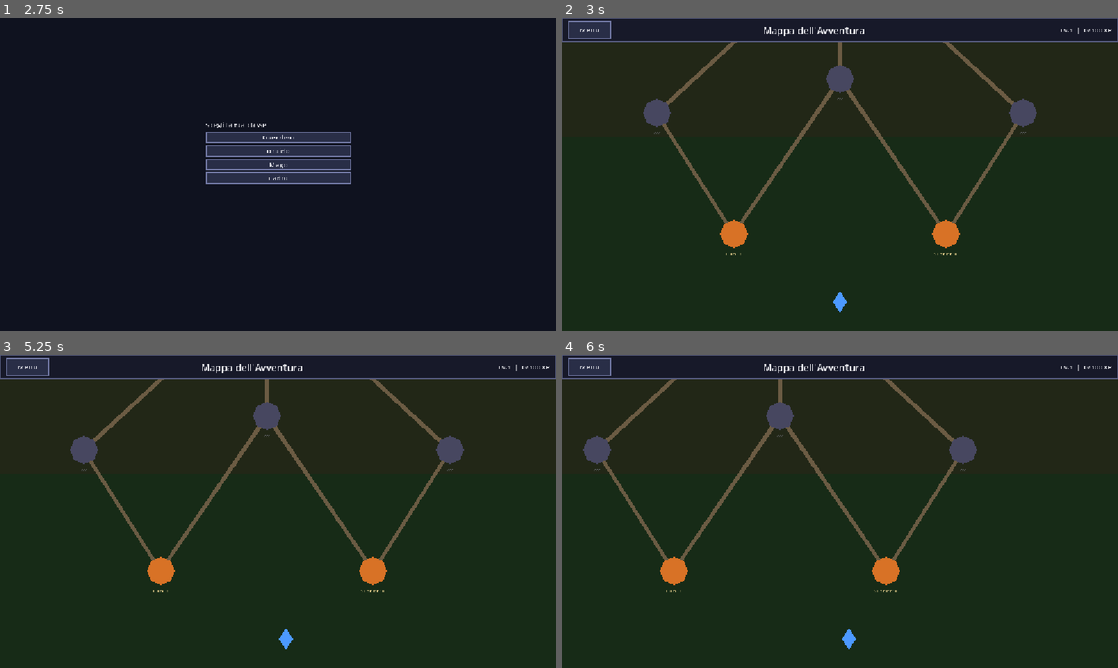
Above: before the commit, frames 1-4 (two rows, left to right).
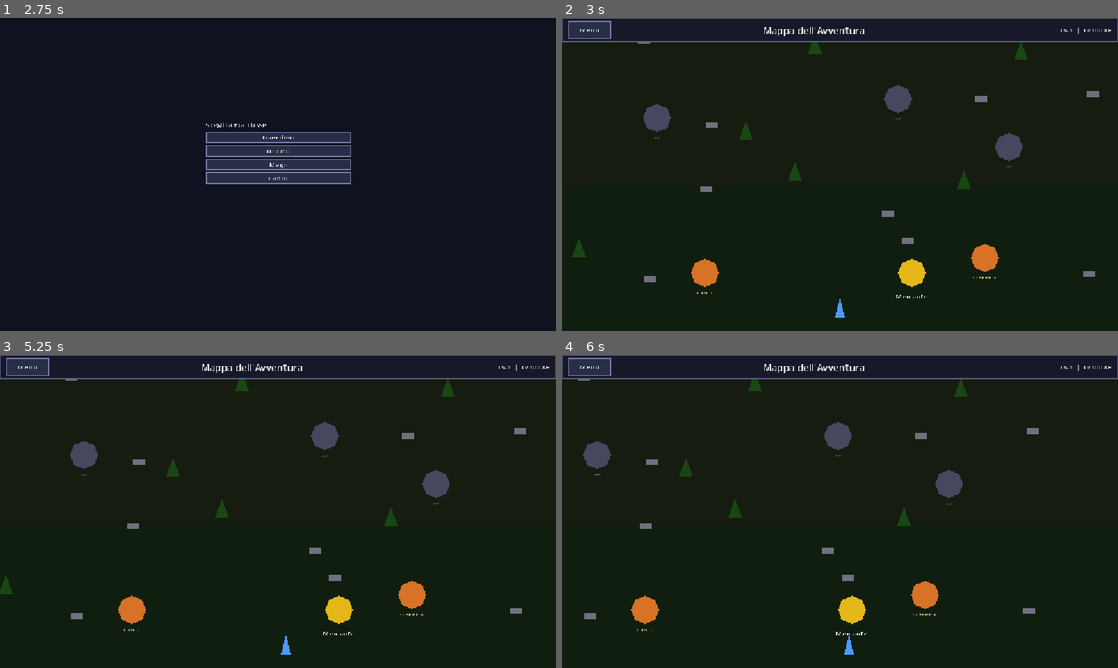
Above: after the commit, the same moments.

Repository: Dreeko1/Card-Game-GD
Game: Godot game, scene res://scenes/main_menu.tscn
The game is run twice, just before and just after one commit, with the same random seed, the same clock (stepped at 60 frames per second) and the same inputs.
Inputs (mouse positions are in pixels of both pictures, inside the frame that each line leads up to):
- Up to frame 1 (2.75 s): click "Mercante" at 0.5 s; click "← Torna al Menu" at 1.25 s; click "Nuova Partita" at 2 s
- Up to frame 2 (3 s): click "Guerriero" at 2.75 s
- Up to frame 3 (5.25 s): click "Menu" at 3.5 s; click "Riprendi" at 4.25 s; tap Enter at 5 s; move the mouse to (400, 495) at 5.02 s; hold D from 5.03 s (still down); tap E at 5.1 s; click (400, 495) at 5.17 s
- Up to frame 4 (6 s): release D at 5.75 s; drag from (728, 527) to (812, 574) at 5.77 s

Frame 1 is identical in both runs. In frame 2, 5.6% of the frame differs, in the area x 1-97%, y 7-96%; in frame 3, 5.6%, in the area x 0-95%, y 7-96%; in frame 4, 5.6%.
Error after the commit: Invalid assignment of property or key 'tile_set' with value of type 'TileSet' on a base object of type 'null instance'. (res://scripts/world_map.gd:129)

Commit message:
Aggiunto movimento con frecce direzionali oltre WASD
https://claude.ai/code/session_019P7p6ZaqQwo2DPN3Au32aR

Diff:
--- a/scripts/world_map.gd
+++ b/scripts/world_map.gd
@@ -3,18 +3,20 @@
 const PLAYER_SPEED     := 200.0
 const ENCOUNTER_RADIUS := 70.0
 const WORLD_BOUNDS     := Rect2(-700.0, -500.0, 1400.0, 1000.0)
-const PLAYER_START     := Vector2(0.0, 440.0)
+const PLAYER_START     := Vector2(0.0, 460.0)
 
 const NODE_WORLD_POS: Array[Vector2] = [
-	Vector2(-220.0,  300.0),
-	Vector2( 220.0,  300.0),
-	Vector2(-380.0,   50.0),
-	Vector2(   0.0,  -20.0),
-	Vector2( 380.0,   50.0),
-	Vector2(   0.0, -300.0),
+	Vector2(-280.0,  380.0),   # 0 — zona 1 sinistra
+	Vector2( 300.0,  350.0),   # 1 — zona 1 destra
+	Vector2(-380.0,   60.0),   # 2 — zona 2 sinistra
+	Vector2( 120.0,   20.0),   # 3 — zona 2 centro
+	Vector2( 350.0,  120.0),   # 4 — zona 2 destra
+	Vector2( -60.0, -300.0),   # 5 — zona 3 boss
 ]
 
-const ZONE_LABELS := ["Zona 1 — Bosco", "Zona 2 — Pianura Oscura", "Zona 3 — Fortezza"]
+const MERCHANT_POS  := Vector2(150.0, 380.0)   # PLAYER_START + Vector2(150, -80)
+
+@onready var _tilemap: TileMapLayer = $TileMapLayer
 
 var _player: CharacterBody2D
 var _camera: Camera2D
@@ -22,13 +24,16 @@
 var _player_info_label: Label
 var _enemy_markers: Dictionary = {}
 var _near_node_id: int = -1
+var _near_merchant: bool = false
 var _hud_layer: CanvasLayer
 
 
 func _ready() -> void:
+	_setup_tilemap()
 	_setup_background()
 	_setup_zone_bands()
-	_setup_paths()
+	_setup_environment()
+	_setup_merchant_marker()
 	_setup_enemy_markers()
 	_setup_player()
 	_setup_hud()
@@ -40,11 +45,14 @@
 func _physics_process(_delta: float) -> void:
 	_handle_movement()
 	_check_encounters()
+	_player.z_index = int(_player.position.y)
 
 
 func _unhandled_input(event: InputEvent) -> void:
 	if event is InputEventKey and event.keycode == KEY_E and event.pressed and not event.echo:
-		if _near_node_id >= 0:
+		if _near_merchant:
+			get_tree().change_scene_to_file("res://scenes/merchant.tscn")
+		elif _near_node_id >= 0:
 			_trigger_combat(_near_node_id)
 
 
@@ -52,18 +60,25 @@
 	var dir := Vector2(
 		float(Input.is_key_pressed(KEY_D) or Input.is_key_pressed(KEY_RIGHT)) - float(Input.is_key_pressed(KEY_A) or Input.is_key_pressed(KEY_LEFT)),
 		float(Input.is_key_pressed(KEY_S) or Input.is_key_pressed(KEY_DOWN))  - float(Input.is_key_pressed(KEY_W) or Input.is_key_pressed(KEY_UP))
-	)
-	_player.velocity = dir.normalized() * PLAYER_SPEED
+	).normalized()
+	_player.velocity = dir * PLAYER_SPEED
 	_player.move_and_slide()
-	var pad := Vector2(20.0, 20.0)
 	_player.position = _player.position.clamp(
-		WORLD_BOUNDS.position + pad,
-		WORLD_BOUNDS.end - pad
+		WORLD_BOUNDS.position + Vector2(20, 20),
+		WORLD_BOUNDS.end - Vector2(20, 20)
 	)
 
 
 func _check_encounters() -> void:
 	_near_node_id = -1
+	_near_merchant = false
+
+	if _player.position.distance_to(MERCHANT_POS) < ENCOUNTER_RADIUS:
+		_near_merchant = true
+		_prompt_label.text = "[ E ]  Visita il Mercante"
+		_prompt_label.visible = true
+		return
+
 	for id: int in _enemy_markers:
 		var node := MapManager.get_node_by_id(id)
 		if node == null or node.state != MapNodeData.State.AVAILABLE:
@@ -84,6 +99,39 @@
 	get_tree().change_scene_to_file("res://scenes/main.tscn")
 
 
+# Crea un'ImageTexture con un rombo isometrico verde per il terreno placeholder.
+func _make_iso_tile_texture() -> ImageTexture:
+	var img := Image.create(128, 64, false, Image.FORMAT_RGBA8)
+	img.fill(Color(0, 0, 0, 0))
+	for y in 64:
+		for x in 128:
+			var nx := absf(float(x) / 64.0 - 1.0)
+			var ny := absf(float(y) / 32.0 - 1.0)
+			var d := nx + ny
+			if d <= 1.0:
+				var col := Color(0.22, 0.48, 0.16) if d < 0.88 else Color(0.13, 0.28, 0.09)
+				img.set_pixel(x, y, col)
+	return ImageTexture.create_from_image(img)
+
+
+func _setup_tilemap() -> void:
+	var ts := TileSet.new()
+	ts.tile_shape = TileSet.TILE_SHAPE_ISOMETRIC
+	ts.tile_layout = TileSet.TILE_LAYOUT_DIAMOND_DOWN
+	ts.tile_size = Vector2i(128, 64)
+
+	var src := TileSetAtlasSource.new()
+	src.texture = _make_iso_tile_texture()
+	src.texture_region_size = Vector2i(128, 64)
+	src.create_tile(Vector2i(0, 0))
+	var src_id := ts.add_source(src)
+
+	_tilemap.tile_set = ts
+	for col in range(-14, 15):
+		for row in range(-10, 11):
+			_tilemap.set_cell(Vector2i(col, row), src_id, Vector2i(0, 0))
+
+
 func _setup_background() -> void:
 	var bg := Polygon2D.new()
 	bg.polygon = PackedVector2Array([
@@ -92,16 +140,17 @@
 		WORLD_BOUNDS.end,
 		Vector2(WORLD_BOUNDS.position.x, WORLD_BOUNDS.end.y),
 	])
-	bg.color = Color(0.10, 0.15, 0.10)
+	bg.color = Color(0.06, 0.10, 0.06)
+	bg.z_index = -3000
 	add_child(bg)
 
 
 func _setup_zone_bands() -> void:
-	# [y_top, y_bottom, color] — zona 1 in basso, zona 3 in alto
+	# Bande semi-trasparenti sopra le tile: zona 1 (sud) verde, 2 marrone, 3 rossa.
 	var bands: Array = [
-		[100.0,   500.0, Color(0.08, 0.22, 0.08, 0.30)],
-		[-150.0,  100.0, Color(0.22, 0.17, 0.08, 0.30)],
-		[-500.0, -150.0, Color(0.22, 0.08, 0.08, 0.30)],
+		[200.0,  500.0, Color(0.08, 0.22, 0.08, 0.18)],
+		[-150.0, 200.0, Color(0.22, 0.17, 0.08, 0.18)],
+		[-500.0, -150.0, Color(0.22, 0.08, 0.08, 0.18)],
 	]
 	for i in 3:
 		var y_top: float = bands[i][0]
@@ -116,28 +165,76 @@
 			Vector2(WORLD_BOUNDS.position.x, y_bot),
 		])
 		poly.color = col
+		poly.z_index = -1000
 		add_child(poly)
 
-		var lbl := Label.new()
-		lbl.text = ZONE_LABELS[i]
-		lbl.position = Vector2(WORLD_BOUNDS.position.x + 16.0, y_top + 8.0)
-		lbl.add_theme_font_size_override("font_size", 13)
-		lbl.modulate = Color(0.75, 0.75, 0.85)
-		add_child(lbl)
-
-
-func _setup_paths() -> void:
-	for node: MapNodeData in MapManager.nodes:
-		var from: Vector2 = NODE_WORLD_POS[node.id]
-		for conn_id: int in node.connections:
-			var line := Line2D.new()
-			line.add_point(from)
-			line.add_point(NODE_WORLD_POS[conn_id])
-			line.width = 8.0
-			line.default_color = Color(0.45, 0.38, 0.28, 0.9)
-			line.begin_cap_mode = Line2D.LINE_CAP_ROUND
-			line.end_cap_mode   = Line2D.LINE_CAP_ROUND
-			add_child(line)
+
+func _setup_environment() -> void:
+	var rng := RandomNumberGenerator.new()
+	rng.seed = 42317
+
+	var blocked: Array[Vector2] = NODE_WORLD_POS.duplicate()
+	blocked.append(PLAYER_START)
+	var placed: Array[Vector2] = []
+
+	var attempts := 0
+	while placed.size() < 25 and attempts < 600:
+		attempts += 1
+		var pos := Vector2(
+			rng.randf_range(WORLD_BOUNDS.position.x + 80.0, WORLD_BOUNDS.end.x - 80.0),
+			rng.randf_range(WORLD_BOUNDS.position.y + 80.0, WORLD_BOUNDS.end.y - 80.0)
+		)
+		var ok := true
+		for b: Vector2 in blocked:
+			if pos.distance_to(b) < 110.0:
+				ok = false
+				break
+		if ok:
+			for p: Vector2 in placed:
+				if pos.distance_to(p) < 60.0:
+					ok = false
+					break
+		if not ok:
+			continue
+
+		placed.append(pos)
+		var env := Node2D.new()
+		env.position = pos
+		env.z_index = int(pos.y)
+		add_child(env)
+
+		var is_tree := rng.randf() < 0.62
+		var vis := Polygon2D.new()
+		var body := StaticBody2D.new()
+		var col := CollisionShape2D.new()
+		if is_tree:
+			vis.polygon = PackedVector2Array([
+				Vector2(  0.0, -28.0),
+				Vector2( 14.0,  10.0),
+				Vector2(-14.0,  10.0),
+			])
+			vis.color = Color(0.10, 0.28, 0.08)
+			var shape := ConvexPolygonShape2D.new()
+			shape.points = PackedVector2Array([
+				Vector2(  0.0, -28.0),
+				Vector2( 14.0,  10.0),
+				Vector2(-14.0,  10.0),
+			])
+			col.shape = shape
+		else:
+			vis.polygon = PackedVector2Array([
+				Vector2(-12.0, -7.0),
+				Vector2( 12.0, -7.0),
+				Vector2( 12.0,  7.0),
+				Vector2(-12.0,  7.0),
+			])
+			vis.color = Color(0.44, 0.44, 0.50)
+			var shape := RectangleShape2D.new()
+			shape.size = Vector2(24.0, 14.0)
+			col.shape = shape
+		env.add_child(vis)
+		body.add_child(col)
+		env.add_child(body)
 
 
 func _octagon(r: float) -> PackedVector2Array:
@@ -148,10 +245,33 @@
 	return pts
 
 
+func _setup_merchant_marker() -> void:
+	var marker := Node2D.new()
+	marker.position = MERCHANT_POS
+	marker.z_index = int(MERCHANT_POS.y)
+	add_child(marker)
+
+	var vis := Polygon2D.new()
+	vis.polygon = _octagon(28.0)
+	vis.color = Color(0.90, 0.72, 0.10)
+	marker.add_child(vis)
+
+	var lbl := Label.new()
+	lbl.text = "Mercante"
+	lbl.position = Vector2(-50.0, 38.0)
+	lbl.custom_minimum_size = Vector2(100.0, 0.0)
+	lbl.horizontal_alignment = HORIZONTAL_ALIGNMENT_CENTER
+	lbl.add_theme_font_size_override("font_size", 14)
+	lbl.modulate = Color(1.0, 1.0, 1.0)
+	marker.add_child(lbl)
+
+
 func _setup_enemy_markers() -> void:
 	for node: MapNodeData in MapManager.nodes:
 		var marker := Node2D.new()
 		marker.position = NODE_WORLD_POS[node.id]
+		# Z basato su Y per il corretto ordinamento isometrico.
+		marker.z_index = int(NODE_WORLD_POS[node.id].y)
 		add_child(marker)
 		_enemy_markers[node.id] = marker
 
@@ -187,14 +307,15 @@
 func _setup_player() -> void:
 	_player = CharacterBody2D.new()
 	_player.position = PLAYER_START
+	_player.z_index = int(PLAYER_START.y)
 	add_child(_player)
 
+	# Triangolo alto e stretto, adatto alla visuale isometrica.
 	var vis := Polygon2D.new()
 	vis.polygon = PackedVector2Array([
-		Vector2(  0.0, -22.0),
-		Vector2( 14.0,   0.0),
-		Vector2(  0.0,  22.0),
-		Vector2(-14.0,   0.0),
+		Vector2(  0.0, -28.0),
+		Vector2( 10.0,  14.0),
+		Vector2(-10.0,  14.0),
 	])
 	vis.color = Color(0.30, 0.60, 1.0)
 	_player.add_child(vis)
